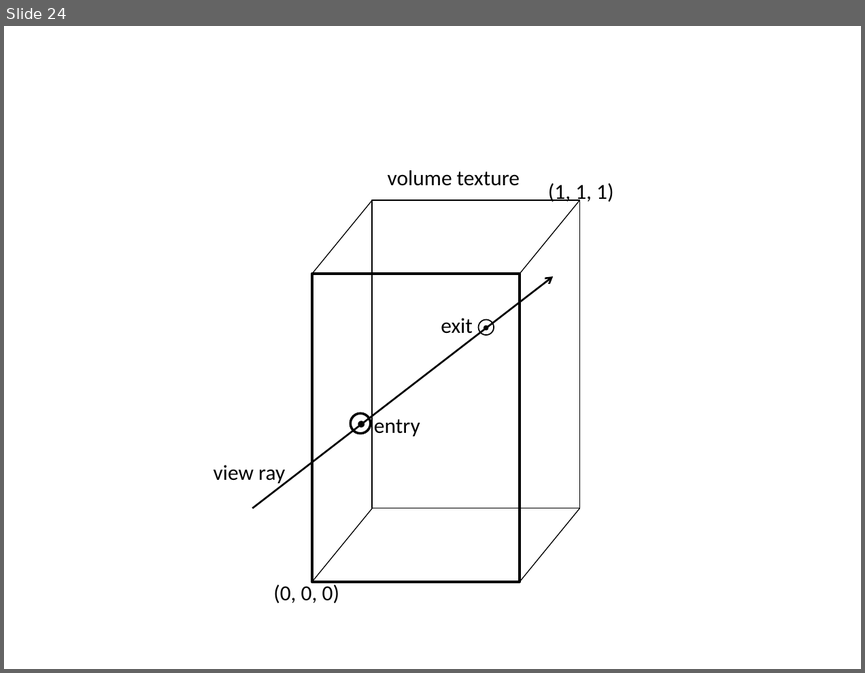
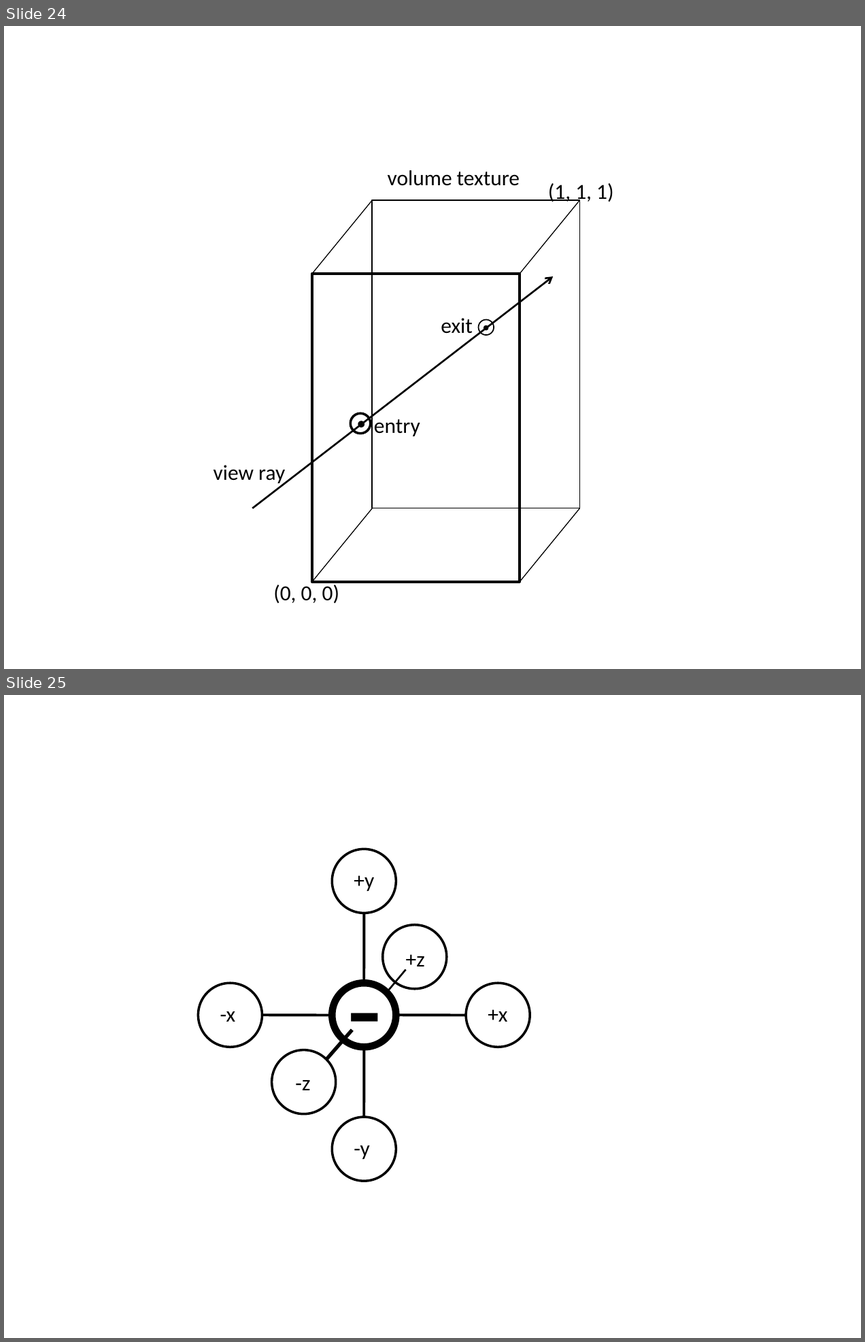
Before and after one commit to pflaumental/fluid-particles, a slide deck: thesis/drawings.pptx. Shown one above the other, each under a label of ours: slide 24 before the commit, slides 24 and 25 after it. The pictures are 865x673 and 865x1342 pixels, drawn with LibreOffice and Linux fonts; fonts in the diff are those of the drawing. Boxes give left, top, right and bottom in pixels: in the first picture for what was removed or moved away, otherwise in the second. Text is boxed around its words. In the diff, an @@ line names an element or a change of style, - is before the commit and + after.

```diff
--- a/thesis/drawings.pptx
+++ b/thesis/drawings.pptx
@@ slide 25 added at [4, 695, 861, 1338], background #FFFFFF @@
@@ ellipse added at [332, 849, 396, 913], outline #000000 2 pt @@
@@ text added at [354, 875, 374, 891], 18 pt, text #000000 @@
++y
@@ line added from (364, 983) to (364, 913), #000000 2.25 pt @@
@@ text added at [339, 932, 392, 1079], 96 pt, text #000000 @@
+-
@@ ellipse added at [383, 925, 447, 989], outline #000000 2 pt @@
@@ text added at [406, 954, 425, 970], 18 pt, text #000000 @@
++z
@@ line added from (387, 992) to (406, 969), #000000 1.5 pt @@
@@ ellipse added at [198, 983, 263, 1047], outline #000000 2 pt @@
@@ ellipse added at [332, 983, 396, 1047], outline #000000 6 pt @@
@@ ellipse added at [466, 983, 530, 1047], outline #000000 2 pt @@
@@ text added at [220, 1011, 236, 1021], 18 pt, text #000000 @@
+-x
@@ line added from (262, 1015) to (332, 1015), #000000 2.25 pt @@
@@ line added from (396, 1015) to (466, 1015), #000000 2.25 pt @@
@@ text added at [487, 1009, 507, 1021], 18 pt, text #000000 @@
++x
@@ line added from (326, 1059) to (352, 1030), #000000 3 pt @@
@@ ellipse added at [271, 1050, 336, 1114], outline #000000 2 pt @@
@@ line added from (364, 1117) to (364, 1047), #000000 2.25 pt @@
@@ text added at [295, 1080, 310, 1090], 18 pt, text #000000 @@
+-z
@@ ellipse added at [332, 1117, 396, 1181], outline #000000 2 pt @@
@@ text added at [354, 1145, 370, 1159], 18 pt, text #000000 @@
+-y
```
Also in this commit, not shown: 1 other file.
